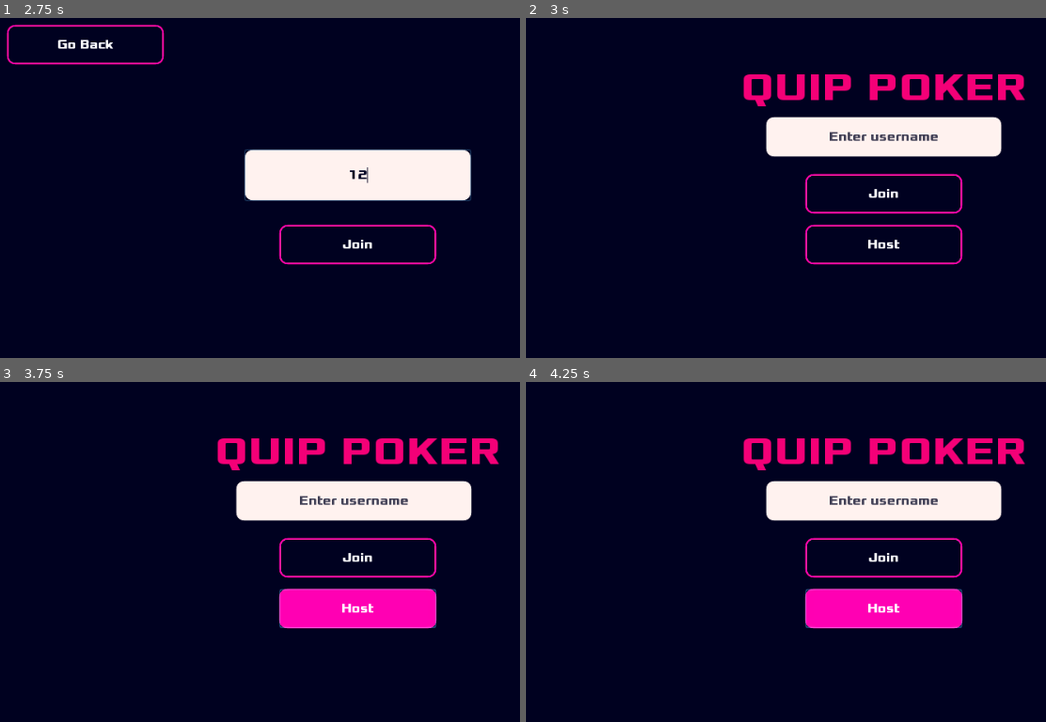
Above: before the commit, frames 1-4 (two rows, left to right).
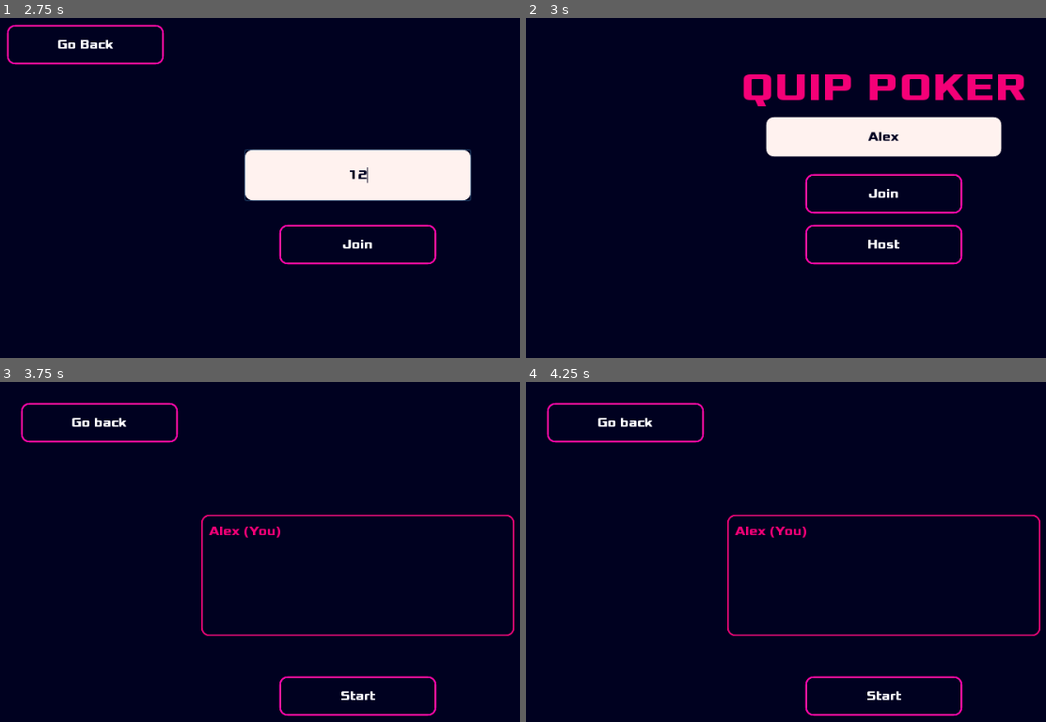
Above: after the commit, the same moments.

Repository: McLovin3/QuipPoker
Game: Godot game, scene res://Scenes/MainMenu.tscn
Two runs of this game, one before a commit and one after it. Both use one fixed random seed, a clock stepped at 60 frames per second and the inputs below.
Inputs (mouse positions are in pixels of both pictures, inside the frame that each line leads up to):
- Up to frame 1 (2.75 s): click (358, 137) at 0.52 s; type "Alex" at 0.6 s; click "Join" at 1.25 s; click (358, 174) at 2.02 s; type "12" at 2.1 s
- Up to frame 2 (3 s): click "Go Back" at 2.75 s
- Up to frame 3 (3.75 s): click "Host" at 3.5 s
- Up to frame 4 (4.25 s): no input

Frame 1 is identical in both runs. In frame 2, 0.3% of the frame differs, in the area x 58-80%, y 33-37%; in frame 3, 15%, in the area x 3-99%, y 6-99%; in frame 4, 15%.

Commit message:
Added HostMenu name list and join button

Diff:
--- /dev/null
+++ b/Scenes/GameManager.tscn
@@ -0,0 +1,6 @@
+[gd_scene load_steps=2 format=2]
+
+[ext_resource path="res://Scenes/Scripts/GameManager.gd" type="Script" id=1]
+
+[node name="Node2D" type="Node2D"]
+script = ExtResource( 1 )
--- a/Scenes/HostMenu.tscn
+++ b/Scenes/HostMenu.tscn
@@ -1,7 +1,27 @@
-[gd_scene load_steps=3 format=2]
+[gd_scene load_steps=5 format=2]
 
 [ext_resource path="res://Scenes/Scripts/HostMenu.gd" type="Script" id=1]
 [ext_resource path="res://Scenes/NeonButton.tscn" type="PackedScene" id=2]
+
+[sub_resource type="StyleBoxFlat" id=1]
+content_margin_left = 10.0
+content_margin_right = 10.0
+content_margin_top = 10.0
+content_margin_bottom = 10.0
+bg_color = Color( 0.6, 0.6, 0.6, 0 )
+border_width_left = 2
+border_width_top = 2
+border_width_right = 2
+border_width_bottom = 2
+border_color = Color( 0.960784, 0, 0.470588, 1 )
+corner_radius_top_left = 10
+corner_radius_top_right = 10
+corner_radius_bottom_right = 10
+corner_radius_bottom_left = 10
+
+[sub_resource type="Theme" id=2]
+ItemList/colors/font_color = Color( 0.960784, 0, 0.470588, 1 )
+ItemList/styles/bg = SubResource( 1 )
 
 [node name="CanvasLayer" type="CanvasLayer"]
 script = ExtResource( 1 )
@@ -13,4 +33,27 @@
 margin_bottom = 100.0
 text = "Go back"
 
+[node name="NameList" type="ItemList" parent="."]
+anchor_left = 0.5
+anchor_top = 0.5
+anchor_right = 0.5
+anchor_bottom = 0.5
+margin_left = -200.0
+margin_top = -77.5
+margin_right = 200.0
+margin_bottom = 77.5
+theme = SubResource( 2 )
+
+[node name="NeonButton" parent="." instance=ExtResource( 2 )]
+anchor_left = 0.5
+anchor_top = 0.5
+anchor_right = 0.5
+anchor_bottom = 0.5
+margin_left = -100.0
+margin_top = 130.0
+margin_right = 100.0
+margin_bottom = 180.0
+text = "Start"
+
 [connection signal="pressed" from="GoBackButton" to="." method="_on_GoBackButton_pressed"]
+[connection signal="pressed" from="NeonButton" to="." method="_on_NeonButton_pressed"]
--- /dev/null
+++ b/Scenes/Scripts/GameManager.gd
@@ -0,0 +1,11 @@
+extends Node2D
+
+var _username: String = "" setget set_username, get_username
+
+
+func set_username(username: String) -> void:
+	_username = username
+
+
+func get_username() -> String:
+	return _username
--- a/Scenes/Scripts/HostMenu.gd
+++ b/Scenes/Scripts/HostMenu.gd
@@ -1,6 +1,17 @@
 extends CanvasLayer
 class_name HostMenu
+
+onready var _name_list: ItemList = $NameList
+
+
+func _ready():
+	_name_list.add_item(GameManager.get_username() + " (You)", null, false)
 
 
 func _on_GoBackButton_pressed():
 	get_tree().change_scene("res://Scenes/MainMenu.tscn")
+
+
+func _on_NeonButton_pressed():
+	if _name_list.get_item_count() > 0:
+		pass
--- a/Scenes/Scripts/MainMenu.gd
+++ b/Scenes/Scripts/MainMenu.gd
@@ -4,10 +4,15 @@
 onready var _username_input: ShakingInput = $UsernameInput
 
 
+func _ready():
+	_username_input.text = GameManager.get_username()
+
+
 func _on_HostButton_pressed() -> void:
 	if _username_input.text == "":
 		_username_input.shake()
 	else:
+		GameManager.set_username(_username_input.text)
 		get_tree().change_scene("res://Scenes/HostMenu.tscn")
 
 
@@ -15,4 +20,5 @@
 	if _username_input.text == "":
 		_username_input.shake()
 	else:
+		GameManager.set_username(_username_input.text)
 		get_tree().change_scene("res://Scenes/JoinMenu.tscn")
--- a/project.godot
+++ b/project.godot
@@ -45,6 +45,7 @@
 
 [autoload]
 
+GameManager="*res://Scenes/GameManager.tscn"
 GlowEffect="*res://Scenes/GlowEffect.tscn"
 
 [debug]
@@ -52,7 +53,6 @@
 gdscript/warnings/unused_class_variable=true
 gdscript/warnings/return_value_discarded=false
 gdscript/warnings/unsafe_property_access=true
-gdscript/warnings/unsafe_method_access=true
 gdscript/warnings/unsafe_cast=true
 gdscript/warnings/unsafe_call_argument=true
 
